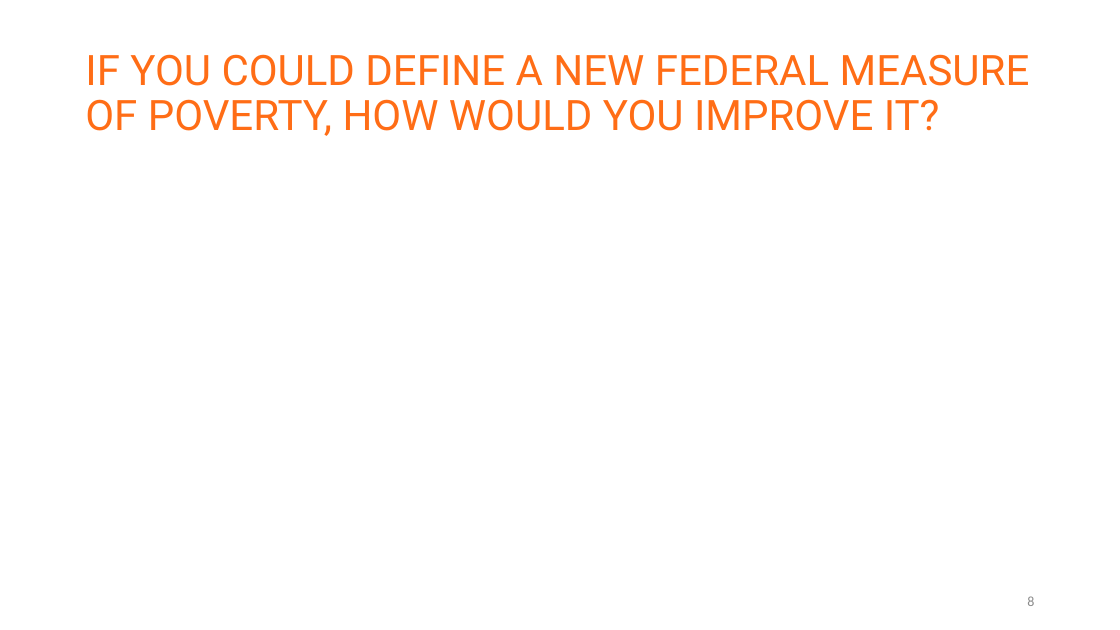
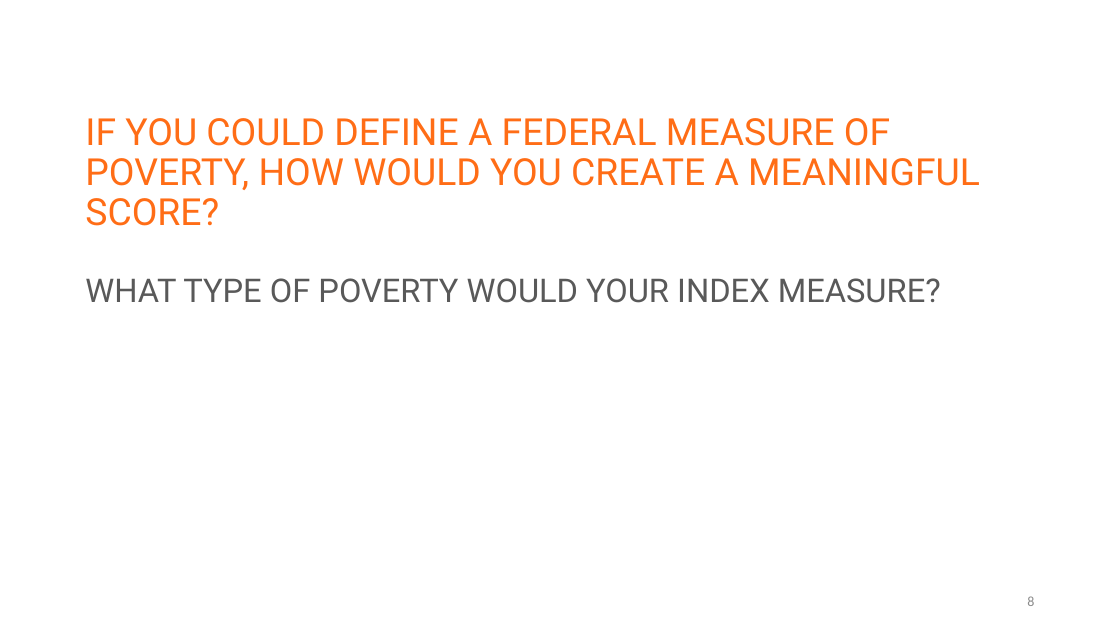
Before and after one commit to DS4PS/cpp-529-master, a slide deck: slide 8 of lectures/p-01-measurement.pptx. Drawn at 1120x630 pixels with LibreOffice and Linux fonts; fonts in the diff are those of the drawing. Boxes give left, top, right and bottom in pixels: in the first picture for what was removed or moved away, otherwise in the second. Text is boxed around its words. In the diff, an @@ line names an element or a change of style, - is before the commit and + after.

Commit message:
update ppt

```diff
--- a/lectures/p-01-measurement.pptx
+++ b/lectures/p-01-measurement.pptx
@@ title at [85,118,980,303]: text changed; size 36 to 32 pt @@
-IF YOU COULD DEFINE A NEW FEDERAL MEASURE OF POVERTY, HOW WOULD YOU IMPROVE IT?
+IF YOU COULD DEFINE A FEDERAL MEASURE OF POVERTY, HOW WOULD YOU CREATE A MEANINGFUL SCORE?
+WHAT TYPE OF POVERTY WOULD YOUR INDEX MEASURE?
```
Also in this commit, not shown: 5 other slides changed, 1 slide added, 1 slide removed, 2 other files.
